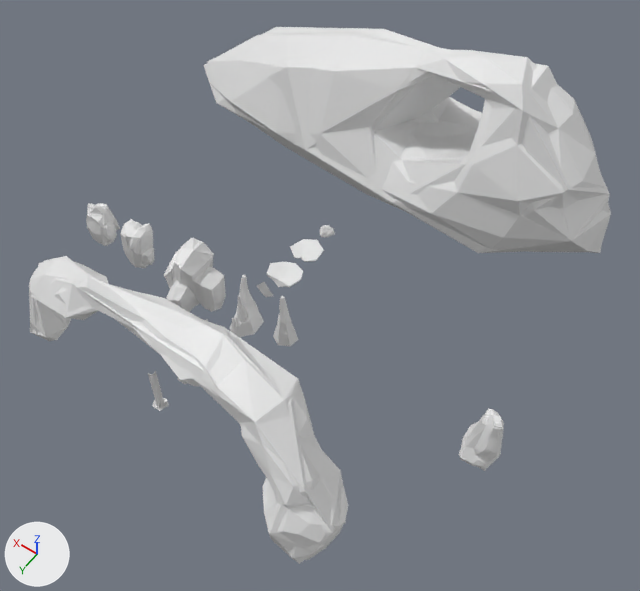
Renders of the Blender file Assets/Models/EnvProps.blend from each side of a commit.
The view is the same before and after, from a camera (50 mm lens) standing at (-41.7, 44.6, 80.5) and looking at (-5.2, -6.4, 0.3). The lights are fixed; the arrows at lower left show +X, +Y and +Z. Materials are left out; every surface is plain grey.

Script lines for the objects in view, before the commit:
```python
ob_decorerock = bpy.data.objects.new('DecoreRock', me_decorerock)
ob_decorerock.location = (17.0, 0.0, 0.0)
ob_decorerock.rotation_euler = (1.571, 0.0, 0.0)  # degrees (90, 0, 0)
ob_decorerock2 = bpy.data.objects.new('DecoreRock2', me_decorerock2)
ob_decorerock2.location = (8.0, 0.0, 0.0)
ob_decorerock2.rotation_euler = (1.571, 0.0, 0.0)  # degrees (90, 0, 0)
ob_decorerock3 = bpy.data.objects.new('DecoreRock3', me_decorerock3)
ob_decorerock3.location = (23.0, 0.0, 0.0)
ob_decorerock3.rotation_euler = (1.571, 0.0, 0.0)  # degrees (90, 0, 0)
ob_largerockhole = bpy.data.objects.new('LargeRockHole', me_largerockhole)
ob_largerockhole.location = (0.0, -32.0, 0.0)
ob_largerockhole.rotation_euler = (1.571, 0.0, 0.0)  # degrees (90, 0, 0)
ob_largerockhole_lod1 = bpy.data.objects.new('LargeRockHole.LOD1', me_largerockhole_lod1)
ob_largerockhole_lod1.location = (0.0, -32.0, 0.0)
ob_largerockhole_lod1.rotation_euler = (1.571, 0.0, 0.0)  # degrees (90, 0, 0)
ob_rockarch = bpy.data.objects.new('RockArch', me_rockarch)
ob_rockarch.location = (0.0, 13.0, 0.0)
ob_rockarch.rotation_euler = (1.571, 0.0, 0.0)  # degrees (90, 0, 0)
ob_tallrock = bpy.data.objects.new('TallRock', me_tallrock)
ob_tallrock.location = (-30.0, 0.0, 0.0)
ob_vent = bpy.data.objects.new('Vent', me_vent)
ob_vent.location = (0.0, 0.0, 0.0)
ob_vent.rotation_euler = (1.571, 0.0, 0.0)  # degrees (90, 0, 0)
ob_vent2 = bpy.data.objects.new('Vent2', me_vent2)
ob_vent2.location = (-5.0, 0.0, 0.0)
ob_vent2.rotation_euler = (1.571, 0.0, 0.0)  # degrees (90, 0, 0)
# also in view: 'RockArch.LOD1' at (-0.9, 14.6, 4.1)
```
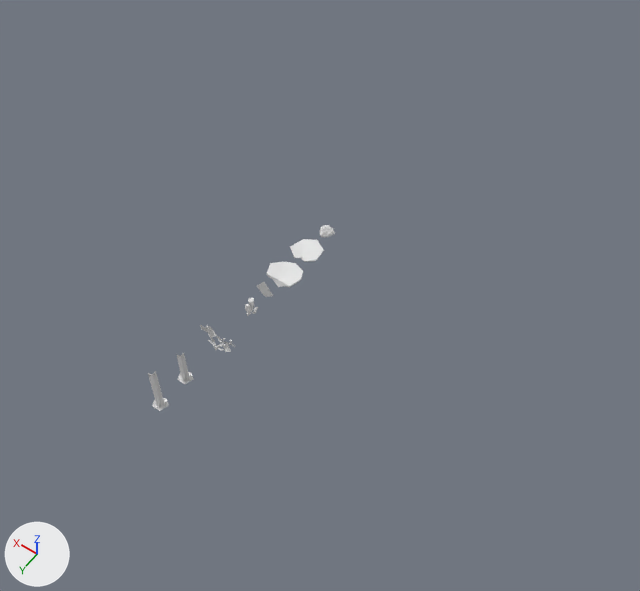
Where the newer file only moved an object's origin or applied its transform, the numbers keep the older frame.

Changed parts and their boxes (x1, y1, x2, y2) in the pictures (640 x 591 px):
'LargeRockHole', hidden
    before: (207, 29, 611, 252)
'RockArch', hidden
    before: (29, 258, 348, 560)
'LargeRockHole.LOD1', hidden
    before: (204, 27, 610, 253)
'RockArch.LOD1', hidden
    before: (31, 256, 346, 564)
'DecoreRock2', hidden
    before: (164, 238, 226, 312)
'TallRock', hidden
    before: (459, 410, 504, 471)
'DecoreRock3', hidden
    before: (86, 203, 120, 246)
'Vent', hidden
    before: (230, 275, 264, 337)
'DecoreRock', hidden
    before: (120, 221, 154, 267)
'DecoreRock2.LOD1', hidden
    before: (164, 238, 225, 312)
'TallRock.LOD1', hidden
    before: (459, 408, 503, 470)
'DecoreRock.LOD1', hidden
    before: (121, 219, 153, 268)
'Vent2.LOD1', hidden
    before: (278, 296, 299, 346)
'Vent.LOD1', hidden
    before: (230, 275, 258, 335)
'Vent2', hidden
    before: (273, 296, 297, 344)
'DecoreRock3.LOD1', hidden
    before: (87, 203, 116, 246)

The edits, one by one:
Object 'TallRock' (ob_tallrock) is now hidden.
Object 'TallRock.LOD1' (ob_tallrock_lod1) is now hidden.
Object 'DecoreRock' (ob_decorerock) is now hidden.
Object 'DecoreRock2' (ob_decorerock2) is now hidden.
Object 'DecoreRock3' (ob_decorerock3) is now hidden.
Object 'LargeRockHole' (ob_largerockhole) is now hidden.
Object 'RockArch' (ob_rockarch) is now hidden.
Object 'Vent' (ob_vent) is now hidden.
Object 'Vent2' (ob_vent2) is now hidden.
Object 'LargeRockHole.LOD1' (ob_largerockhole_lod1) is now hidden.
Object 'RockArch.LOD1' (ob_rockarch_lod1) is now hidden.
Object 'DecoreRock2.LOD1' (ob_decorerock2_lod1) is now hidden.
Object 'DecoreRock.LOD1' (ob_decorerock_lod1) is now hidden.
Object 'DecoreRock3.LOD1' (ob_decorerock3_lod1) is now hidden.
Object 'Vent.LOD1' (ob_vent_lod1) is now hidden.
Object 'Vent2.LOD1' (ob_vent2_lod1) is now hidden.
